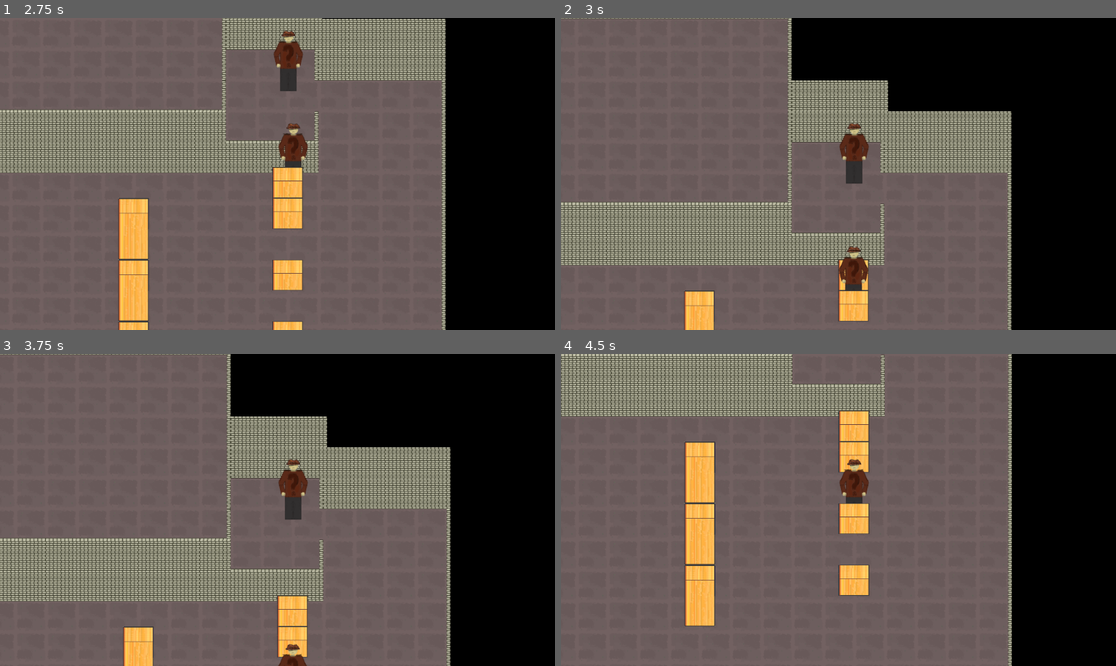
Above: before the commit, frames 1-4 (two rows, left to right).
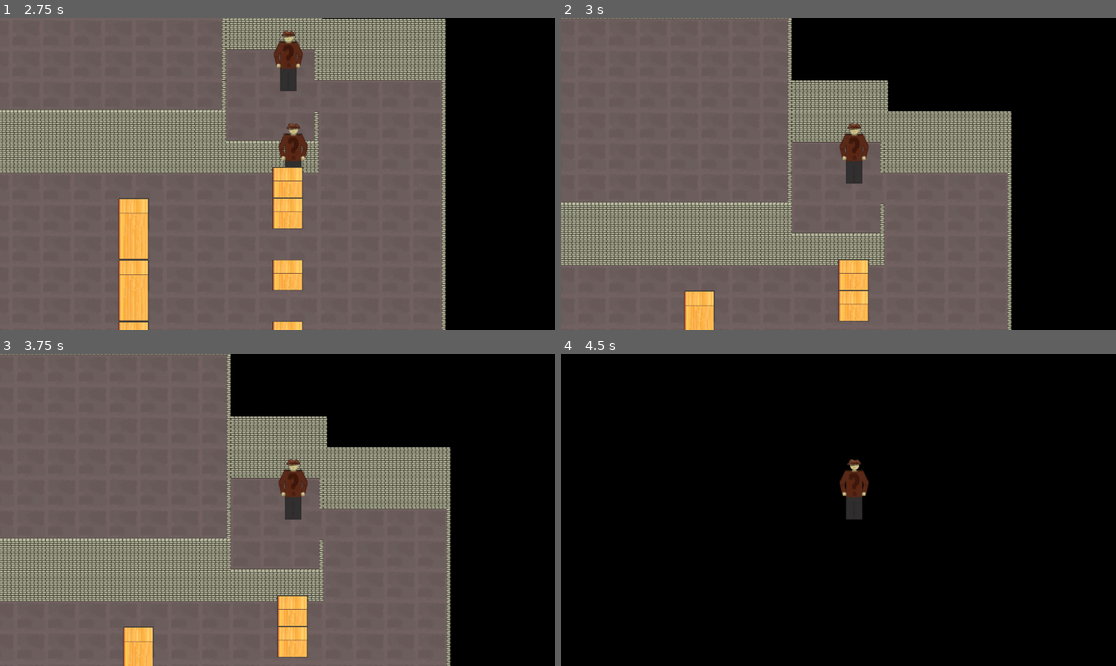
Above: after the commit, the same moments.

Repository: Alexxx180/Desert-Rage-2
Game: Godot game, scene res://assets/scenes/levels/caves/origin.tscn
The game is run twice, just before and just after one commit, with the same random seed, the same clock (stepped at 60 frames per second) and the same inputs.
Inputs:
- Up to frame 1 (2.75 s): tap Enter at 0.5 s; hold D (right) 0.53-1.28 s; hold Shift (run) 0.53-1.28 s; tap Space at 1.25 s; hold Down (backward) 1.28-2.03 s; tap Ctrl (select) at 1.35 s; hold D (right) from 2.03 s (still down); hold Shift (run) from 2.03 s (still down)
- Up to frame 2 (3 s): tap Enter at 2.75 s; release D (right) at 2.78 s; release Shift (run) at 2.78 s; hold Up (forward) from 2.78 s (still down); tap Ctrl (select) at 2.85 s
- Up to frame 3 (3.75 s): tap Space at 3.5 s; release Up (forward) at 3.53 s; hold Left (left) from 3.53 s (still down); hold Shift (run) from 3.53 s (still down)
- Up to frame 4 (4.5 s): keep holding Left (left); tap Enter at 4.25 s; release Shift (run) at 4.28 s; tap Ctrl (select) at 4.35 s

Frame 1 is identical in both runs. In frame 2, 0.5% of the frame differs, in the area x 50-56%, y 73-88%; in frame 3, 0.2%; in frame 4, 81%, in the area x 0-82%, y 0-100%.

Commit message:
horizontal jumps axis lock implementation

Diff:
--- a/assets/systems/input/character/processing/input.gd
+++ b/assets/systems/input/character/processing/input.gd
@@ -8,6 +8,5 @@
 	get:
 		return Input.get_axis("forward", "backward")
 
-var direction: Vector2i:
-	get:
-		return Vector2(x, y).normalized()
+static func direction(ix: float, iy: float):
+	return Vector2(ix, iy).normalized()
--- a/assets/systems/input/character/processing/movement.gd
+++ b/assets/systems/input/character/processing/movement.gd
@@ -9,7 +9,8 @@
 var mach: int = 1
 
 func move(delta):
-	hero.velocity = input.direction * mach * speed * delta
+	hero.velocity = input.direction(input.x, input.y)
+	hero.velocity *= mach * speed * delta
 	hero.move_and_slide()
 
 func _physics_process(delta):
--- a/assets/systems/input/character/processing/platforming.gd
+++ b/assets/systems/input/character/processing/platforming.gd
@@ -1,8 +1,14 @@
 extends Node
+
+const NEUTRAL: int = 0
 
 @onready var input: Node = get_node("../input")
 @onready var platform = get_node("../../detectors/platform/ledge/platforming")
 
 func _input(_event):
-	print("Direction: ", input.direction)
-	platform.perform_jump(input.direction)
+	var x: float = input.x
+	var y: float = input.y
+	if x != NEUTRAL or y != NEUTRAL:
+		var direction: Vector2i = input.direction(x, y)
+		print("Direction: ", direction)
+		platform.perform_jump(direction)
--- a/assets/systems/input/platforming/character/checks.gd
+++ b/assets/systems/input/platforming/character/checks.gd
@@ -1,6 +1,7 @@
 extends Node
 
-const GAP: int = 64
+const NEUTRAL: int = 0
+const GAP: int = 128
 
 var hero: CharacterBody2D
 var directions: Array[Array] = [
@@ -13,7 +14,7 @@
 func regulation(axis: int) -> Array[Callable]:
 	return [
 		(func(ledge: Vector2):
-			print(ledge[axis], " == ", hero.position[axis], " +- ", GAP)
+			# print(ledge[axis], " == ", hero.position[axis], " +- ", GAP)
 			return inplace(ledge[axis], hero.position[axis])),
 		(func(ledge: Vector2):
 			print(ledge[axis], " > ", hero.position[axis])
@@ -23,13 +24,22 @@
 			return ledge[axis] < hero.position[axis])
 	]
 
-func _observe_at(axis: int, direction: Vector2i, ledge: Vector2):
+func _observe_at(axis: int, direction: Vector2i, ledge: Vector2) -> bool:
 	var power: int = direction[axis]
-	directions[axis][power].call(ledge)
+	return directions[axis][power].call(ledge)
 
 func observe(direction: Vector2i, ledge: Vector2) -> bool:
-	var jump = true
+	var jump: bool = false
+	var plane: Array[int] = []
 	for axis in [Vector2.AXIS_X, Vector2.AXIS_Y]:
-		jump = jump or _observe_at(axis, direction, ledge)
-		print(" - JUMP: ", jump, " - AXIS: ", axis)
+		if direction[axis] != NEUTRAL:
+			plane.push_back(axis)
+
+	for axis in plane:
+		var try: bool =_observe_at(axis, direction, ledge)
+		jump = jump or try
+		print("JUMP: ", jump, ", TRY: ", try)
+		# print(" - JUMP: ", jump, " - AXIS: ", axis)
+	if jump:
+		print("SHOULD JUMP")
 	return jump
--- a/assets/systems/input/platforming/character/platforming.gd
+++ b/assets/systems/input/platforming/character/platforming.gd
@@ -20,7 +20,7 @@
 
 func _jump_to_place(direction: Vector2i):
 	if ledge.name == "ledge":
-		print("Jump from : ", hero.position, " To: ", ledge.pos)
+		# print("Jump from : ", hero.position, " To: ", ledge.pos)
 		hero.position = ledge.pos
 	else:
 		hero.position = _to_floor(direction)
@@ -32,14 +32,15 @@
 	var i: int = data.size
 	while i > 0 and not jump:
 		i = i - 1
-		print()
 		ledge = ledges[i]
 		# print("Iteration: ", i, ", Ledge: ", ledge.name, ", Hero: ", hero.surface.F, " = Floor: ", ledge.F)
+		print(ledge.name)
 		if hero.surface.F == ledge.F:
 			jump = checks.observe(direction, ledge.pos)
 
 	return jump
 
 func perform_jump(direction: Vector2i):
-	if direction == Vector2i.ZERO and get_ledge_to_jump(direction):
+	if direction != Vector2i.ZERO and get_ledge_to_jump(direction):
+		print("JUMPED")
 		_jump_to_place(direction)
